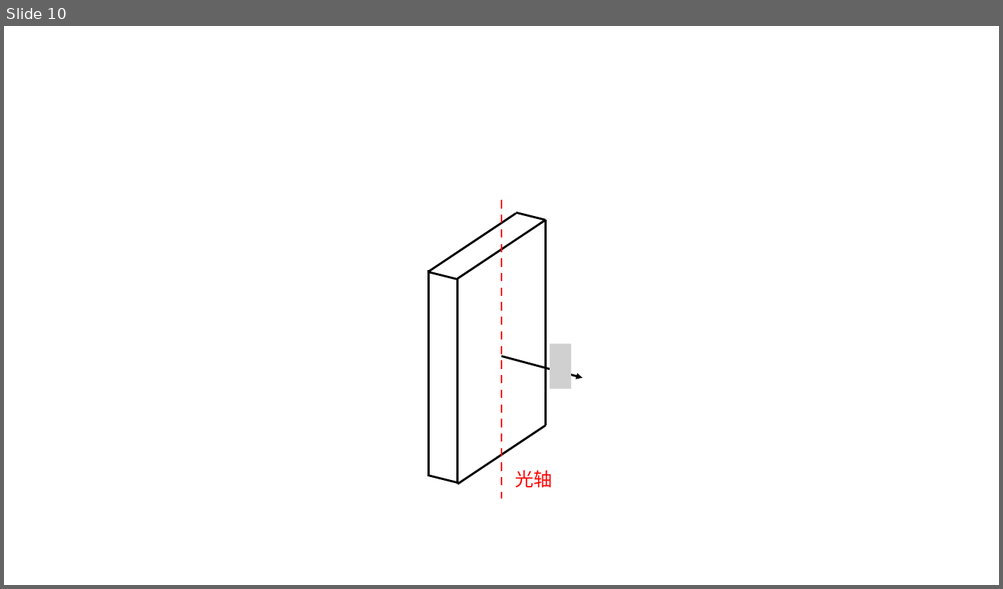
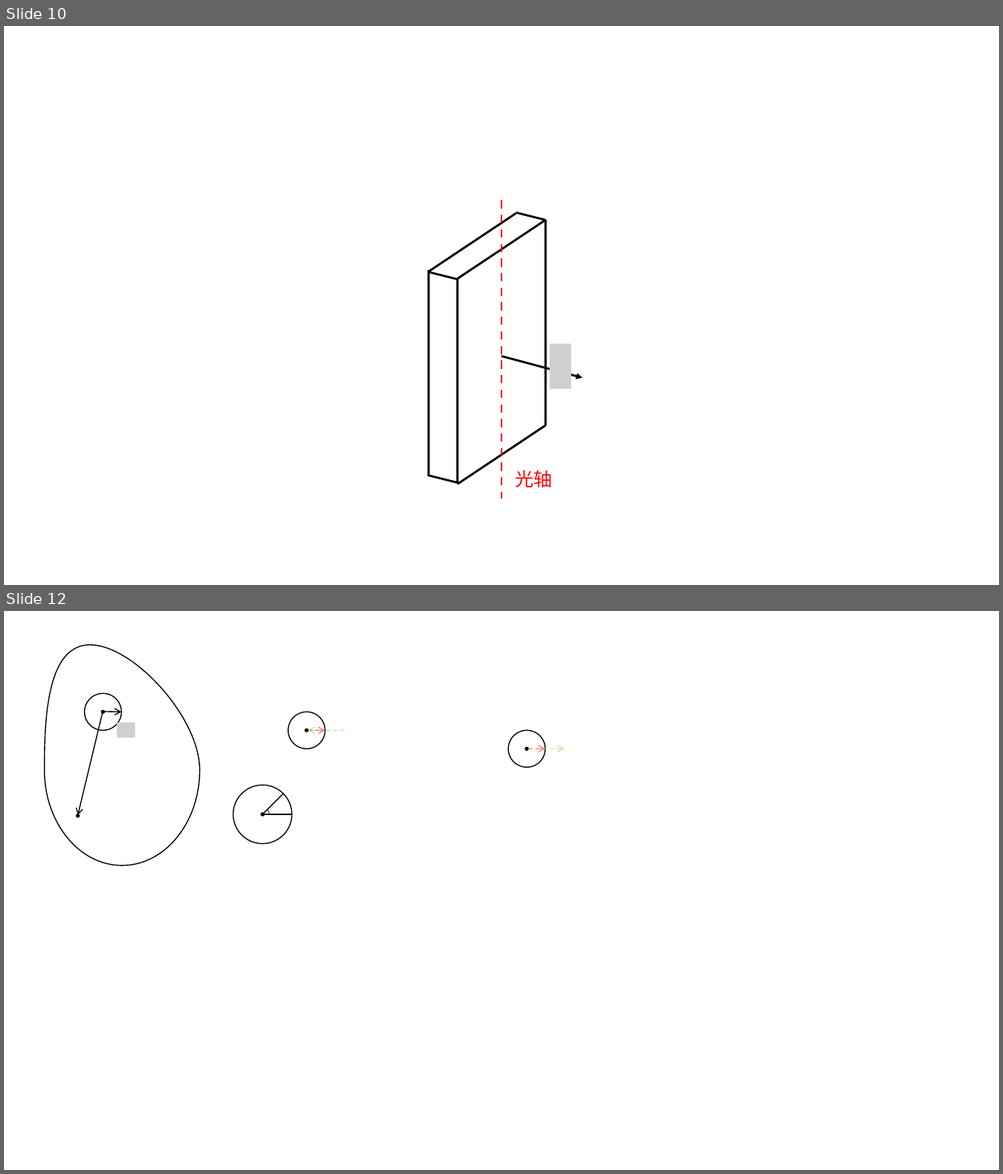
Before and after one commit to Fish-Ash/FishWisdom, a slide deck: PPT/optic.pptx. Shown one above the other, each under a label of ours: slide 10 before the commit, slides 10 and 12 after it; the slides between them are not shown. The pictures are 1003x589 and 1003x1174 pixels, drawn with LibreOffice and Linux fonts; fonts in the diff are those of the drawing; grey boxes stand for pictures; background and template pictures are left out. Boxes give left, top, right and bottom in pixels: in the first picture for what was removed or moved away, otherwise in the second. Text is boxed around its words. In the diff, an @@ line names an element or a change of style, - is before the commit and + after.

```diff
--- a/PPT/optic.pptx
+++ b/PPT/optic.pptx
@@ slide 12 added at box(4, 611, 999, 1170), background #FFFFFF @@
@@ group added at box(44, 644, 199, 866): 3 ellipses, 2 arrows, 1 freeform shape, 1 picture @@
@@ group added at box(288, 712, 344, 749): 2 ellipses, 2 arrows @@
@@ group added at box(509, 730, 564, 768): 2 ellipses, 2 arrows @@
@@ group added at box(233, 785, 292, 844): 2 ellipses, 2 lines, 1 arc (boxed as its full ellipse) @@
```
Also in this commit, not shown: 1 slide changed, 1 slide removed, 40 other files.
